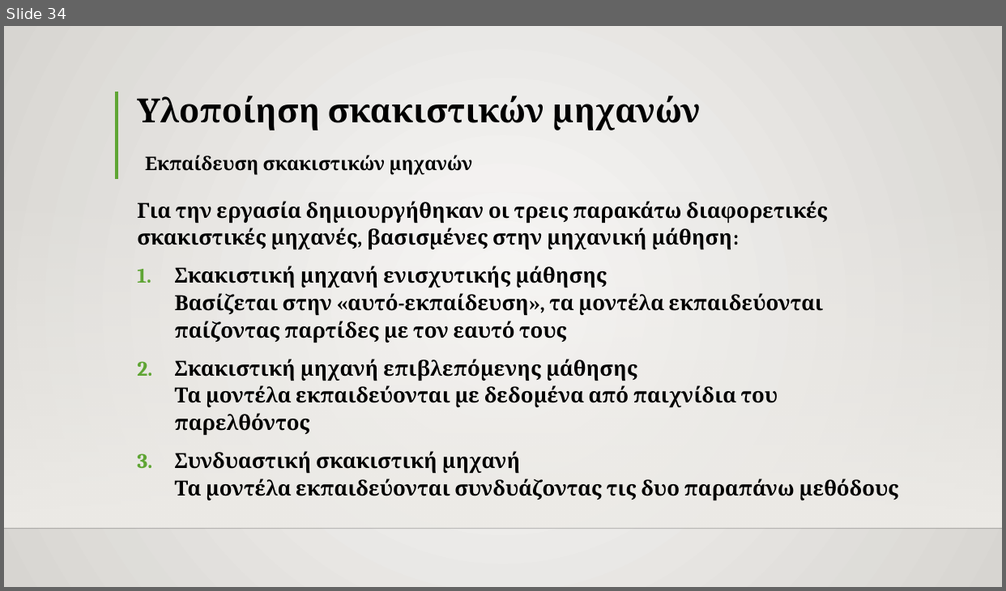
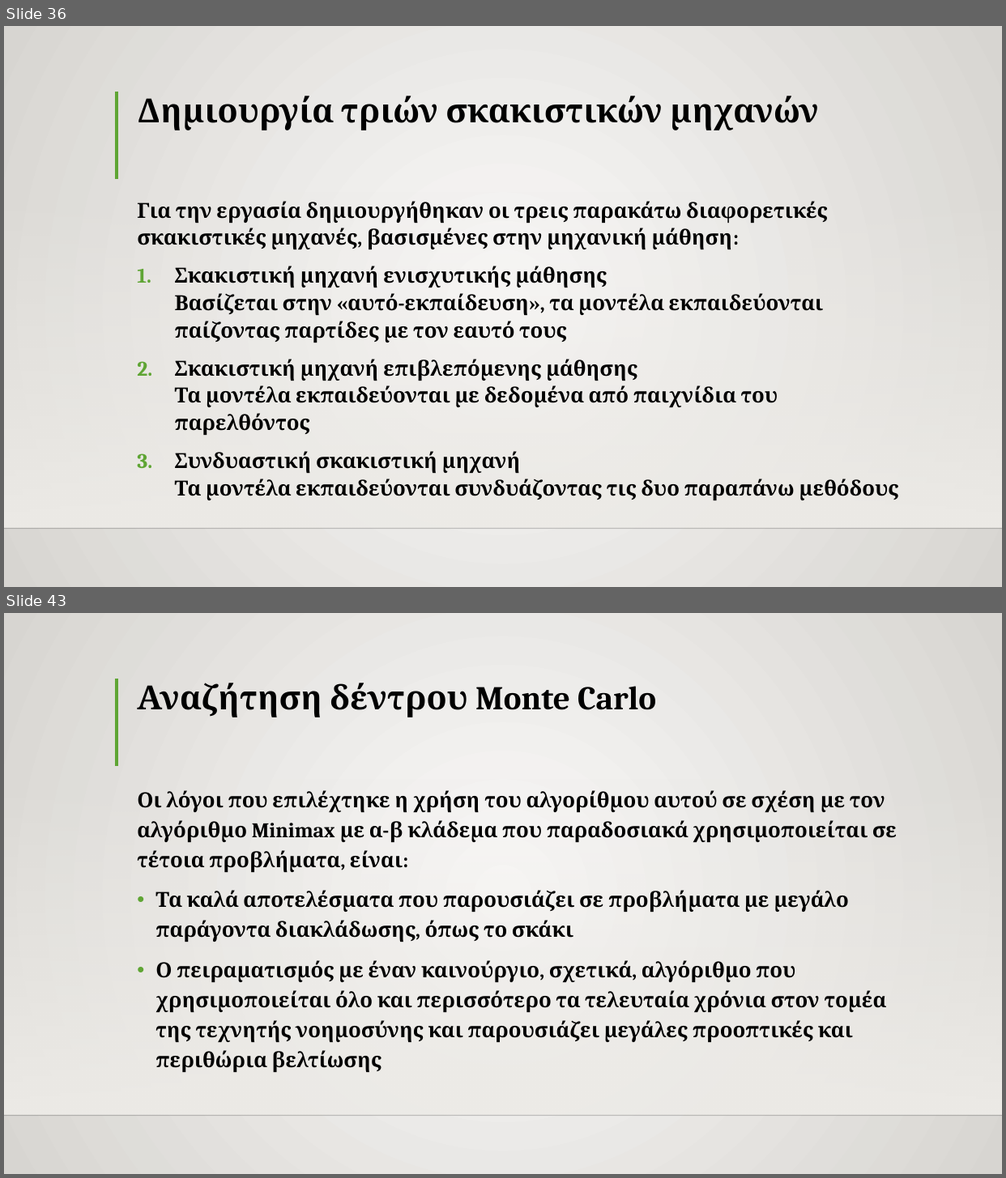
Before and after one commit to TheRazorace/Python-Chess-Engine, a slide deck: ΑΝΑΠΤΥΞΗ ΣΚΑΚΙΣΤΙΚΗΣ ΜΗΧΑΝΗΣ.pptx. Shown one above the other, each under a label of ours: slide 34 before the commit, slides 36 and 43 after it; the slides between them are not shown. The pictures are 1006x591 and 1006x1178 pixels, drawn with LibreOffice and Linux fonts; fonts in the diff are those of the drawing; background and template pictures are left out. Boxes give left, top, right and bottom in pixels: in the first picture for what was removed or moved away, otherwise in the second. Text is boxed around its words. In the diff, an @@ line names an element or a change of style, - is before the commit and + after.

```diff
--- a/ΑΝΑΠΤΥΞΗ ΣΚΑΚΙΣΤΙΚΗΣ ΜΗΧΑΝΗΣ.pptx
+++ b/ΑΝΑΠΤΥΞΗ ΣΚΑΚΙΣΤΙΚΗΣ ΜΗΧΑΝΗΣ.pptx
@@ slide 43 added at (4,613,1002,1174), background gradient #FAFAF9 to #D7D5D2; not listed: 3 template elements that a slide beside it also shows @@
@@ title added at (137,683,656,717), 32 pt, text #000000, bold @@
+Αναζήτηση δέντρου Monte Carlo
@@ text added at (137,790,897,1072), 20 pt, text #000000, bold @@
+Οι λόγοι που επιλέχτηκε η χρήση του αλγορίθμου αυτού σε σχέση με τον αλγόριθμο Minimax με α-β κλάδεμα που παραδοσιακά χρησιμοποιείται σε τέτοια προβλήματα, είναι:
+• Τα καλά αποτελέσματα που παρουσιάζει σε προβλήματα με μεγάλο παράγοντα διακλάδωσης, όπως το σκάκι
+• Ο πειραματισμός με έναν καινούργιο, σχετικά, αλγόριθμο που χρησιμοποιείται όλο και περισσότερο τα τελευταία χρόνια στον τομέα της τεχνητής νοημοσύνης και παρουσιάζει μεγάλες προοπτικές και περιθώρια βελτίωσης
@@ what was slide 34 is now slide 36 @@
@@ slide 36 changed as well @@
@@ title at (137,96,819,130): text changed @@
-Υλοποίηση σκακιστικών μηχανών
+Δημιουργία τριών σκακιστικών μηχανών
@@ text removed at (145,155,472,175) @@
-Εκπαίδευση σκακιστικών μηχανών
```
Also in this commit, not shown: 19 other slides changed, 7 other slides added.
